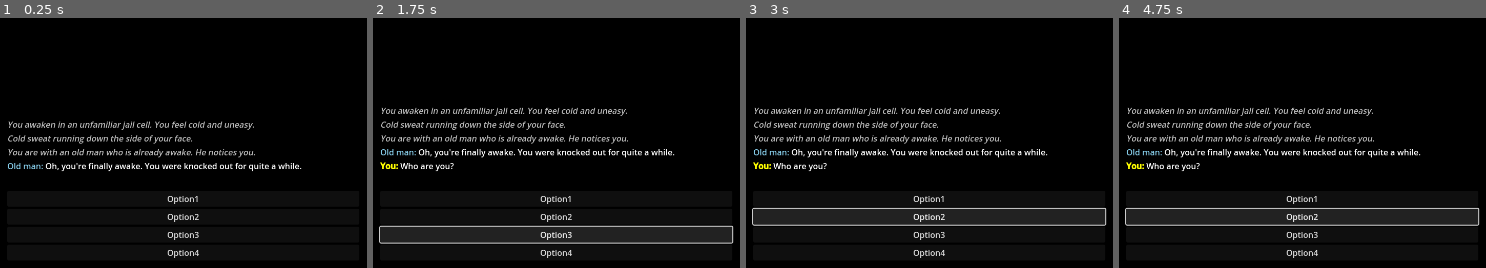
Above: before the commit, frames 1-4 (left to right).
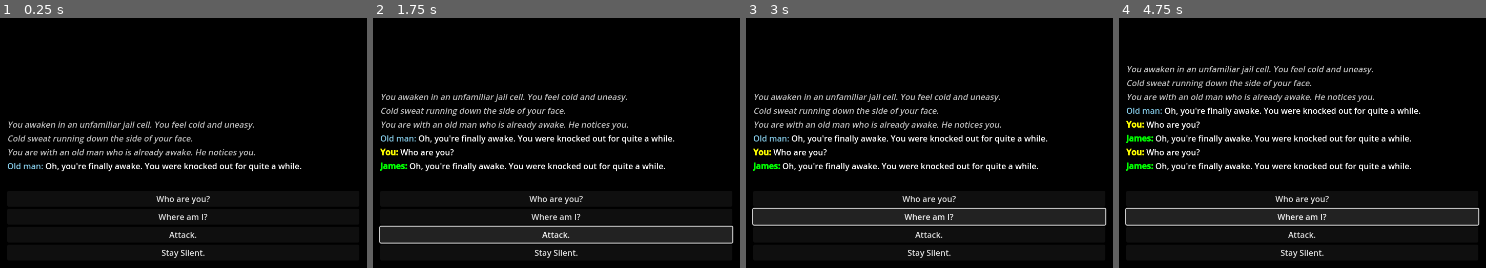
Above: after the commit, the same moments.

Repository: judeTimothy/theatre-of-the-mind
Game: Godot game, scene res://Scenes/main.tscn
Two runs of this game, one before a commit and one after it. Both use one fixed random seed, a clock stepped at 60 frames per second and the inputs below.
Inputs:
- Up to frame 1 (0.25 s): no input
- Up to frame 2 (1.75 s): click "Option1" (after the commit: "Who are you?") at 0.5 s; click "Option3" (after the commit: "Attack.") at 1.25 s
- Up to frame 3 (3 s): click "Option4" (after the commit: "Stay Silent.") at 2 s; click "Option2" (after the commit: "Where am I?") at 2.75 s
- Up to frame 4 (4.75 s): click "Option1" (after the commit: "Who are you?") at 3.5 s; click "Option2" (after the commit: "Where am I?") at 4.25 s

The runs differ from the first frame. In frame 1, 0.8% of the frame differs, in the area x 42-58%, y 71-96%; in frame 2, 7.3%; in frame 3, 7.3%; in frame 4, 8.8%, in the area x 1-83%, y 19-96%.
Error before the commit: Invalid access of index '1' on a base object of type: 'Array'. (res://Scripts/main.gd:37)

Commit message:
Final commit

Diff:
--- a/theatre-of-the-mind/Scenes/main.tscn
+++ b/theatre-of-the-mind/Scenes/main.tscn
@@ -80,4 +80,8 @@
 layout_mode = 2
 text = "Option4"
 
+[node name="Timer" type="Timer" parent="."]
+one_shot = true
+
 [connection signal="pressed" from="VBoxContainer/Option1" to="." method="_on_option_1_pressed"]
+[connection signal="timeout" from="Timer" to="." method="_on_timer_timeout"]
--- a/theatre-of-the-mind/Scripts/main.gd
+++ b/theatre-of-the-mind/Scripts/main.gd
@@ -3,7 +3,13 @@
 
 @onready var container = $ScrollContainer/VBoxContainer
 var status = 0
-var message =["Who are you?"]
+var special = 0
+var message1 =["Who are you?","Placeholder"]
+var message2 = ["Where am I?","Placeholder"]
+var message3 = ["Attack.","Placeholder"]
+var message4 = ["Stay Silent.","Placeholder"]
+var npc_chat = ["Oh, you're finally awake. You were knocked out for quite a while.", "You don't know me? That's bad. You were hit pretty bad after all. It's me, James."]
+
 func _ready() -> void:
 	#for i in range(4):
 	#	add_label("","Unnamed Human", message[status])
@@ -30,9 +36,21 @@
 
 # Called every frame. 'delta' is the elapsed time since the previous frame.
 func _process(delta: float) -> void:
-	pass
+	$VBoxContainer/Option1.text = message1[status]
+	$VBoxContainer/Option2.text = message2[status]
+	$VBoxContainer/Option3.text = message3[status]
+	$VBoxContainer/Option4.text = message4[status]
 
 
 func _on_option_1_pressed() -> void:
-	add_label("story","You",message[status],"self")
-	status+=1
+	add_label("story","You",message1[status],"self")
+	if special == 2:
+		status+=1
+		special = 0
+	else:
+		special += 1
+	$Timer.start()
+
+
+func _on_timer_timeout() -> void:
+	add_label("story","James",npc_chat[status],"ally")
